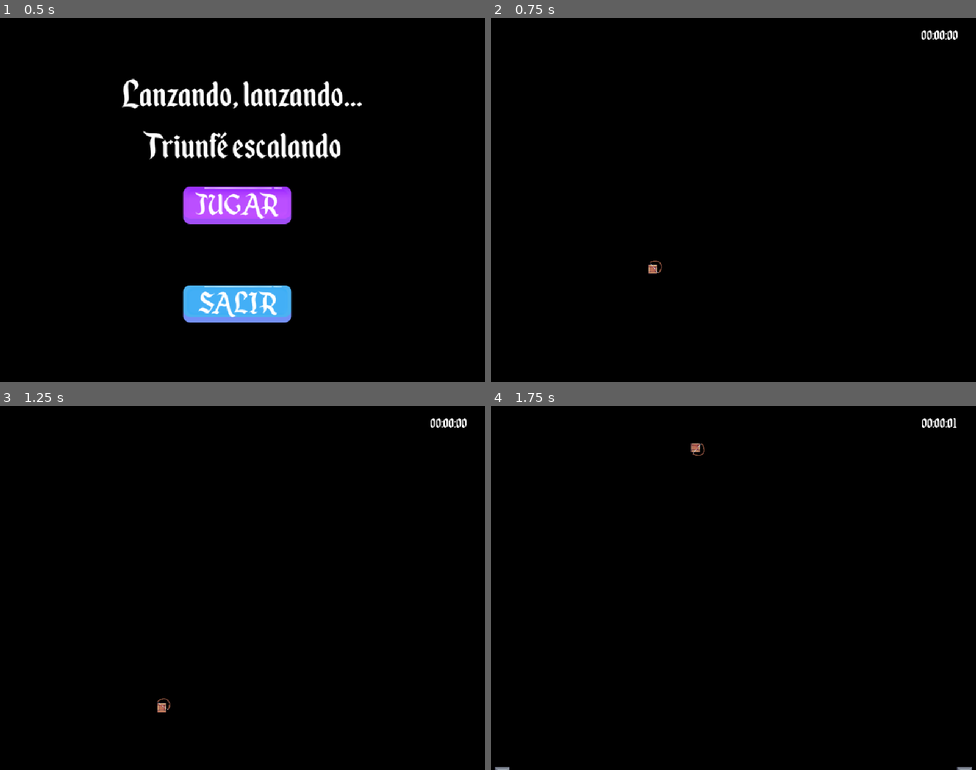
Above: before the commit, frames 1-4 (two rows, left to right).
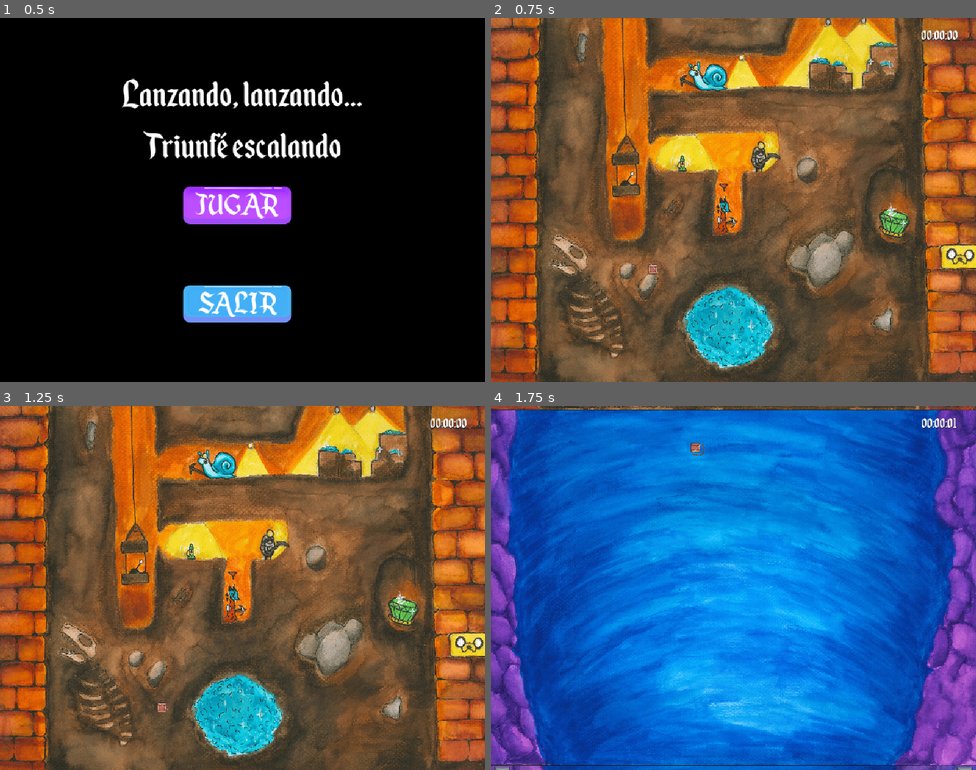
Above: after the commit, the same moments.

Repository: bombocla7/LLTE
Game: Godot game, scene res://Start.tscn
The game is run twice, just before and just after one commit, with the same random seed, the same clock (stepped at 60 frames per second) and the same inputs.
Inputs (mouse positions are in pixels of both pictures, inside the frame that each line leads up to):
- Up to frame 1 (0.5 s): no input
- Up to frame 2 (0.75 s): click "JUGAR" at 0.5 s
- Up to frame 3 (1.25 s): no input
- Up to frame 4 (1.75 s): tap Enter at 1.25 s; move the mouse to (840, 569) at 1.27 s; hold Right (ui_right) from 1.28 s (still down)

Frame 1 is identical in both runs. In frame 2, 100% of the frame differs, in the area x 0-100%, y 0-100%; in frame 3, 100%; in frame 4, 100%.

Commit message:
Fondos listos

Diff:
--- a/lanzando-lanzando-triunfe-escalando/nivel.tscn
+++ b/lanzando-lanzando-triunfe-escalando/nivel.tscn
@@ -1,10 +1,15 @@
-[gd_scene load_steps=20 format=4 uid="uid://bi16ehllhhapd"]
-
+[gd_scene load_steps=25 format=4 uid="uid://bi16ehllhhapd"]
+
+[ext_resource type="Texture2D" uid="uid://c5jiwejblv884" path="res://Assets/fondos_assets_png/ad4f0766-1.png" id="1_e70fy"]
 [ext_resource type="PackedScene" uid="uid://cbeeammrc8nj5" path="res://main_character.tscn" id="1_h06de"]
 [ext_resource type="Texture2D" uid="uid://bddk72jnw7dku" path="res://Assets/Terrain (16x16).png" id="1_wrbek"]
+[ext_resource type="Texture2D" uid="uid://bwig08lhvh4yo" path="res://Assets/fondos_assets_png/7664c70d-1.png" id="2_3q8as"]
+[ext_resource type="Texture2D" uid="uid://flsa6jts481j" path="res://Assets/fondos_assets_png/878fe943-1.png" id="3_3q8as"]
 [ext_resource type="Script" uid="uid://dpuojpg5rp1ns" path="res://arco.gd" id="3_j87l1"]
 [ext_resource type="FontFile" uid="uid://xapx6rr7jmfr" path="res://Assets/Fonts/enchanted_land/Enchanted Land.otf" id="3_vttml"]
+[ext_resource type="Texture2D" uid="uid://dxblekw0dvdrm" path="res://Assets/fondos_assets_png/0db2c351-1.png" id="4_6wxa6"]
 [ext_resource type="PackedScene" uid="uid://dgwayj5wvn8gw" path="res://flecha.tscn" id="4_ymy7k"]
+[ext_resource type="Texture2D" uid="uid://e8fw7m0c071k" path="res://Assets/fondos_assets_png/64c2bc81-1.png" id="5_e7jer"]
 [ext_resource type="PackedScene" uid="uid://bfhp7tkq0i5br" path="res://escena_cadena/eslabon_grande.tscn" id="5_l1yqx"]
 [ext_resource type="Script" uid="uid://c0ye1n5pt7il" path="res://hudmanager.gd" id="5_ymy7k"]
 [ext_resource type="PackedScene" uid="uid://cc5rvtf7h137b" path="res://escena_cadena/eslabon_pequeño.tscn" id="6_1il4o"]
@@ -332,6 +337,36 @@
 
 [node name="Nivel" type="Node2D"]
 
+[node name="Fondo1" type="Sprite2D" parent="."]
+position = Vector2(1, 5)
+rotation = 1.5708
+scale = Vector2(0.58, 0.5)
+texture = ExtResource("1_e70fy")
+
+[node name="Fondo2" type="Sprite2D" parent="."]
+position = Vector2(4, -791)
+rotation = 1.5708
+scale = Vector2(0.465, 0.465)
+texture = ExtResource("2_3q8as")
+
+[node name="Fondo3" type="Sprite2D" parent="."]
+position = Vector2(4, -1607)
+rotation = 1.5708
+scale = Vector2(0.545, 0.465)
+texture = ExtResource("3_3q8as")
+
+[node name="Fondo4" type="Sprite2D" parent="."]
+position = Vector2(10, -2338)
+rotation = 1.5708
+scale = Vector2(0.465, 0.465)
+texture = ExtResource("4_6wxa6")
+
+[node name="Fondo5" type="Sprite2D" parent="."]
+position = Vector2(10, -3108)
+rotation = 1.5708
+scale = Vector2(0.465, 0.465)
+texture = ExtResource("5_e7jer")
+
 [node name="Plataformas" type="TileMapLayer" parent="."]
 position = Vector2(-153, 237)
 tile_map_data = PackedByteArray("AAACAAAAAAAHAAAAAAADAAAAAAAHAAAAAAAEAAAAAAAHAAAAAAAFAAAAAAAHAAAAAAAGAAAAAAAHAAAAAAAIAA …(11552 unchanged characters)…
@@ -419,6 +454,15 @@
 scale = Vector2(50, 37.5)
 shape = SubResource("RectangleShape2D_u1w1e")
 
+[node name="AreaCámara5" type="Area2D" parent="."]
+position = Vector2(0, -3128)
+collision_mask = 128
+script = ExtResource("8_d04yg")
+
+[node name="CollisionShape2D" type="CollisionShape2D" parent="AreaCámara5"]
+scale = Vector2(50, 37.5)
+shape = SubResource("RectangleShape2D_u1w1e")
+
 [node name="AreaCámara1" type="Area2D" parent="."]
 collision_mask = 128
 script = ExtResource("8_d04yg")
@@ -433,6 +477,7 @@
 [connection signal="body_entered" from="AreaCámara2" to="AreaCámara2" method="_on_body_entered"]
 [connection signal="body_entered" from="AreaCámara3" to="AreaCámara3" method="_on_body_entered"]
 [connection signal="body_entered" from="AreaCámara4" to="AreaCámara4" method="_on_body_entered"]
+[connection signal="body_entered" from="AreaCámara5" to="AreaCámara5" method="_on_body_entered"]
 [connection signal="body_entered" from="AreaCámara1" to="AreaCámara1" method="_on_body_entered"]
 
 [editable path="Main_character"]
Binary file added: lanzando-lanzando-triunfe-escalando/Assets/fondos_assets_png/0db2c351-1.png
Not shown, added: lanzando-lanzando-triunfe-escalando/Assets/fondos_assets_png/0db2c351-1.png.import
Binary file added: lanzando-lanzando-triunfe-escalando/Assets/fondos_assets_png/52935c56-1.png
Not shown, added: lanzando-lanzando-triunfe-escalando/Assets/fondos_assets_png/52935c56-1.png.import
Binary file added: lanzando-lanzando-triunfe-escalando/Assets/fondos_assets_png/64c2bc81-1.png
Not shown, added: lanzando-lanzando-triunfe-escalando/Assets/fondos_assets_png/64c2bc81-1.png.import
Binary file added: lanzando-lanzando-triunfe-escalando/Assets/fondos_assets_png/7664c70d-1.png
Not shown, added: lanzando-lanzando-triunfe-escalando/Assets/fondos_assets_png/7664c70d-1.png.import
Binary file added: lanzando-lanzando-triunfe-escalando/Assets/fondos_assets_png/878fe943-1.png
Not shown, added: lanzando-lanzando-triunfe-escalando/Assets/fondos_assets_png/878fe943-1.png.import
Binary file added: lanzando-lanzando-triunfe-escalando/Assets/fondos_assets_png/ad4f0766-1.png
Not shown, added: lanzando-lanzando-triunfe-escalando/Assets/fondos_assets_png/ad4f0766-1.png.import
